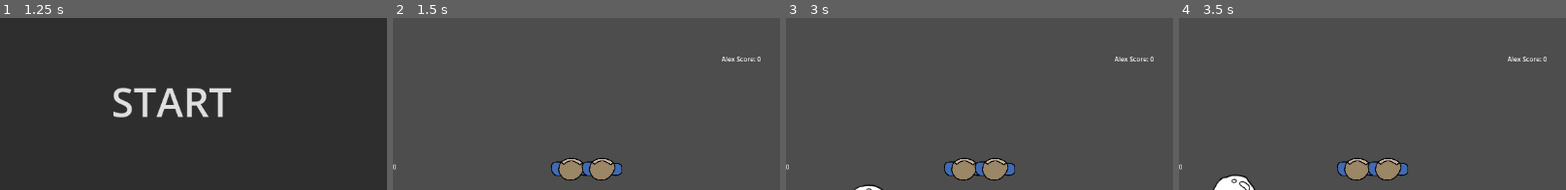
Above: before the commit, frames 1-4 (left to right).
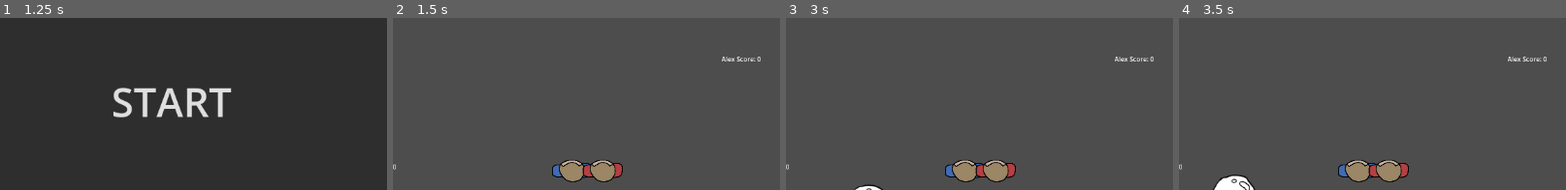
Above: after the commit, the same moments.

Repository: Calandir/ggj-2025
Game: Godot game, scene res://Scenes/menu.tscn
The game is run twice, just before and just after one commit, with the same random seed, the same clock (stepped at 60 frames per second) and the same inputs.
Inputs (mouse positions are % of the whole screen's width and height, from its top left):
- Up to frame 1 (1.25 s): click (20, 83) at 0.52 s; type "Alex" at 0.6 s; click (80, 81) at 0.75 s; type "Alex" at 0.83 s
- Up to frame 2 (1.5 s): click "START" at 1.25 s
- Up to frame 3 (3 s): no input
- Up to frame 4 (3.5 s): no input
The pictures show only the part of the screen within x 27-77%, y 10-59%; the shares and areas given below are measured in that part.

Frame 1 is identical in both runs. In frame 2, 1.1% of the frame differs, in the area x 40-60%, y 81-96%; in frame 3, 1.1%; in frame 4, 1.1%.

Commit message:
Add red and blue player sprite sheets and anim resources

Diff:
--- /dev/null
+++ b/Resources/player_blue.tres
@@ -0,0 +1,52 @@
+[gd_resource type="SpriteFrames" load_steps=7 format=3 uid="uid://i1177exnjknp"]
+
+[ext_resource type="Texture2D" uid="uid://cqpd4jt42pfsg" path="res://Art/blue_player_sprite_sheet.png" id="1_6hf5j"]
+
+[sub_resource type="AtlasTexture" id="AtlasTexture_qm28d"]
+atlas = ExtResource("1_6hf5j")
+region = Rect2(0, 0, 300, 300)
+
+[sub_resource type="AtlasTexture" id="AtlasTexture_tgsws"]
+atlas = ExtResource("1_6hf5j")
+region = Rect2(0, 0, 300, 300)
+
+[sub_resource type="AtlasTexture" id="AtlasTexture_5njss"]
+atlas = ExtResource("1_6hf5j")
+region = Rect2(300, 0, 300, 300)
+
+[sub_resource type="AtlasTexture" id="AtlasTexture_u0hrh"]
+atlas = ExtResource("1_6hf5j")
+region = Rect2(600, 0, 300, 300)
+
+[sub_resource type="AtlasTexture" id="AtlasTexture_7dmcq"]
+atlas = ExtResource("1_6hf5j")
+region = Rect2(900, 0, 300, 300)
+
+[resource]
+resource_name = "player_blue"
+animations = [{
+"frames": [{
+"duration": 1.0,
+"texture": SubResource("AtlasTexture_qm28d")
+}],
+"loop": true,
+"name": &"default",
+"speed": 5.0
+}, {
+"frames": [{
+"duration": 1.0,
+"texture": SubResource("AtlasTexture_tgsws")
+}, {
+"duration": 1.0,
+"texture": SubResource("AtlasTexture_5njss")
+}, {
+"duration": 1.0,
+"texture": SubResource("AtlasTexture_u0hrh")
+}, {
+"duration": 1.0,
+"texture": SubResource("AtlasTexture_7dmcq")
+}],
+"loop": true,
+"name": &"run",
+"speed": 7.0
+}]
--- /dev/null
+++ b/Resources/player_red.tres
@@ -0,0 +1,48 @@
+[gd_resource type="SpriteFrames" load_steps=6 format=3 uid="uid://crll6eyh6npwd"]
+
+[ext_resource type="Texture2D" uid="uid://c1v46sv2pecss" path="res://Art/red_player_sprite_sheet.png" id="1_j2n1i"]
+
+[sub_resource type="AtlasTexture" id="AtlasTexture_tnhgx"]
+atlas = ExtResource("1_j2n1i")
+region = Rect2(0, 0, 300, 300)
+
+[sub_resource type="AtlasTexture" id="AtlasTexture_yonxc"]
+atlas = ExtResource("1_j2n1i")
+region = Rect2(300, 0, 300, 300)
+
+[sub_resource type="AtlasTexture" id="AtlasTexture_1kt7t"]
+atlas = ExtResource("1_j2n1i")
+region = Rect2(600, 0, 300, 300)
+
+[sub_resource type="AtlasTexture" id="AtlasTexture_to8a4"]
+atlas = ExtResource("1_j2n1i")
+region = Rect2(900, 0, 300, 300)
+
+[resource]
+resource_name = "player_red"
+animations = [{
+"frames": [{
+"duration": 1.0,
+"texture": SubResource("AtlasTexture_tnhgx")
+}],
+"loop": true,
+"name": &"default",
+"speed": 5.0
+}, {
+"frames": [{
+"duration": 1.0,
+"texture": SubResource("AtlasTexture_tnhgx")
+}, {
+"duration": 1.0,
+"texture": SubResource("AtlasTexture_yonxc")
+}, {
+"duration": 1.0,
+"texture": SubResource("AtlasTexture_1kt7t")
+}, {
+"duration": 1.0,
+"texture": SubResource("AtlasTexture_to8a4")
+}],
+"loop": true,
+"name": &"run",
+"speed": 7.0
+}]
--- a/Scenes/player.tscn
+++ b/Scenes/player.tscn
@@ -1,58 +1,10 @@
-[gd_scene load_steps=10 format=3 uid="uid://d2886r8qbijju"]
+[gd_scene load_steps=4 format=3 uid="uid://d2886r8qbijju"]
 
 [ext_resource type="Script" path="res://Scripts/player.gd" id="1_wx3g0"]
-[ext_resource type="Texture2D" uid="uid://cqpd4jt42pfsg" path="res://Art/blue_player_sprite_sheet.png" id="3_uln5d"]
+[ext_resource type="SpriteFrames" uid="uid://crll6eyh6npwd" path="res://Resources/player_red.tres" id="2_yd5le"]
 
 [sub_resource type="RectangleShape2D" id="RectangleShape2D_kjcks"]
 size = Vector2(128, 128)
-
-[sub_resource type="AtlasTexture" id="AtlasTexture_qm28d"]
-atlas = ExtResource("3_uln5d")
-region = Rect2(0, 0, 300, 300)
-
-[sub_resource type="AtlasTexture" id="AtlasTexture_tgsws"]
-atlas = ExtResource("3_uln5d")
-region = Rect2(0, 0, 300, 300)
-
-[sub_resource type="AtlasTexture" id="AtlasTexture_5njss"]
-atlas = ExtResource("3_uln5d")
-region = Rect2(300, 0, 300, 300)
-
-[sub_resource type="AtlasTexture" id="AtlasTexture_u0hrh"]
-atlas = ExtResource("3_uln5d")
-region = Rect2(600, 0, 300, 300)
-
-[sub_resource type="AtlasTexture" id="AtlasTexture_7dmcq"]
-atlas = ExtResource("3_uln5d")
-region = Rect2(900, 0, 300, 300)
-
-[sub_resource type="SpriteFrames" id="SpriteFrames_ttelh"]
-animations = [{
-"frames": [{
-"duration": 1.0,
-"texture": SubResource("AtlasTexture_qm28d")
-}],
-"loop": true,
-"name": &"default",
-"speed": 5.0
-}, {
-"frames": [{
-"duration": 1.0,
-"texture": SubResource("AtlasTexture_tgsws")
-}, {
-"duration": 1.0,
-"texture": SubResource("AtlasTexture_5njss")
-}, {
-"duration": 1.0,
-"texture": SubResource("AtlasTexture_u0hrh")
-}, {
-"duration": 1.0,
-"texture": SubResource("AtlasTexture_7dmcq")
-}],
-"loop": true,
-"name": &"run",
-"speed": 5.0
-}]
 
 [node name="Player" type="CharacterBody2D"]
 scale = Vector2(0.5, 0.5)
@@ -64,5 +16,4 @@
 
 [node name="AnimatedSprite2D" type="AnimatedSprite2D" parent="."]
 scale = Vector2(0.8, 0.8)
-sprite_frames = SubResource("SpriteFrames_ttelh")
-frame_progress = 0.492146
+sprite_frames = ExtResource("2_yd5le")
--- a/Scripts/player.gd
+++ b/Scripts/player.gd
@@ -12,9 +12,22 @@
 
 var animated_sprite : AnimatedSprite2D
 
+var sprite_frames_map = {
+	0: "res://Resources/player_blue.tres",
+	1: "res://Resources/player_red.tres",
+}
+
 
 func _ready():
+	# Load sprites for given player
 	animated_sprite = $AnimatedSprite2D
+	var sprite_frame_path = sprite_frames_map.get(player_num)
+	var sprite_frames = load(sprite_frame_path)
+	if sprite_frames:
+		animated_sprite.frames = sprite_frames
+		animated_sprite.play()
+	else:
+		print('CRITICAL: Could not load player sprite frames: ', sprite_frame_path)
 
 
 func _process(delta):
Binary file changed: Art/blue_player_sprite_sheet.png
Binary file added: Art/red_player_sprite_sheet.png
Not shown, added: Art/red_player_sprite_sheet.png.import
